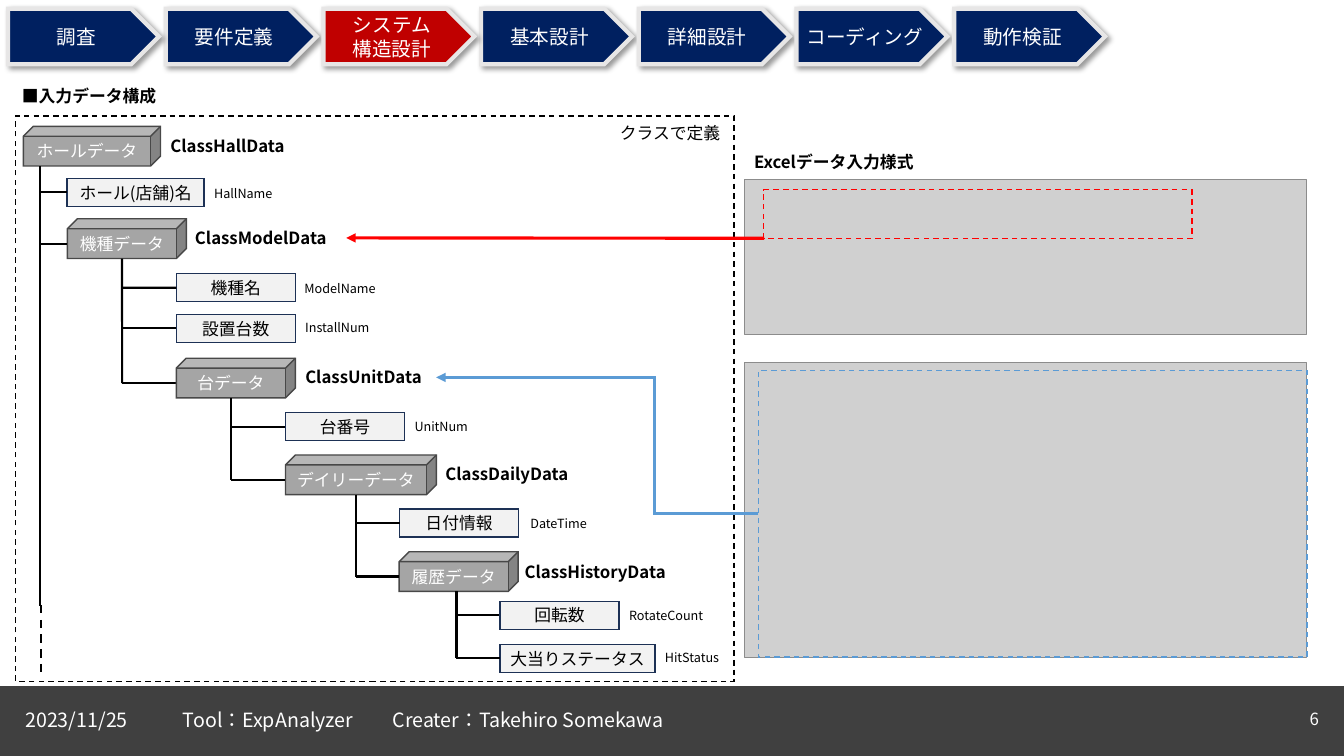
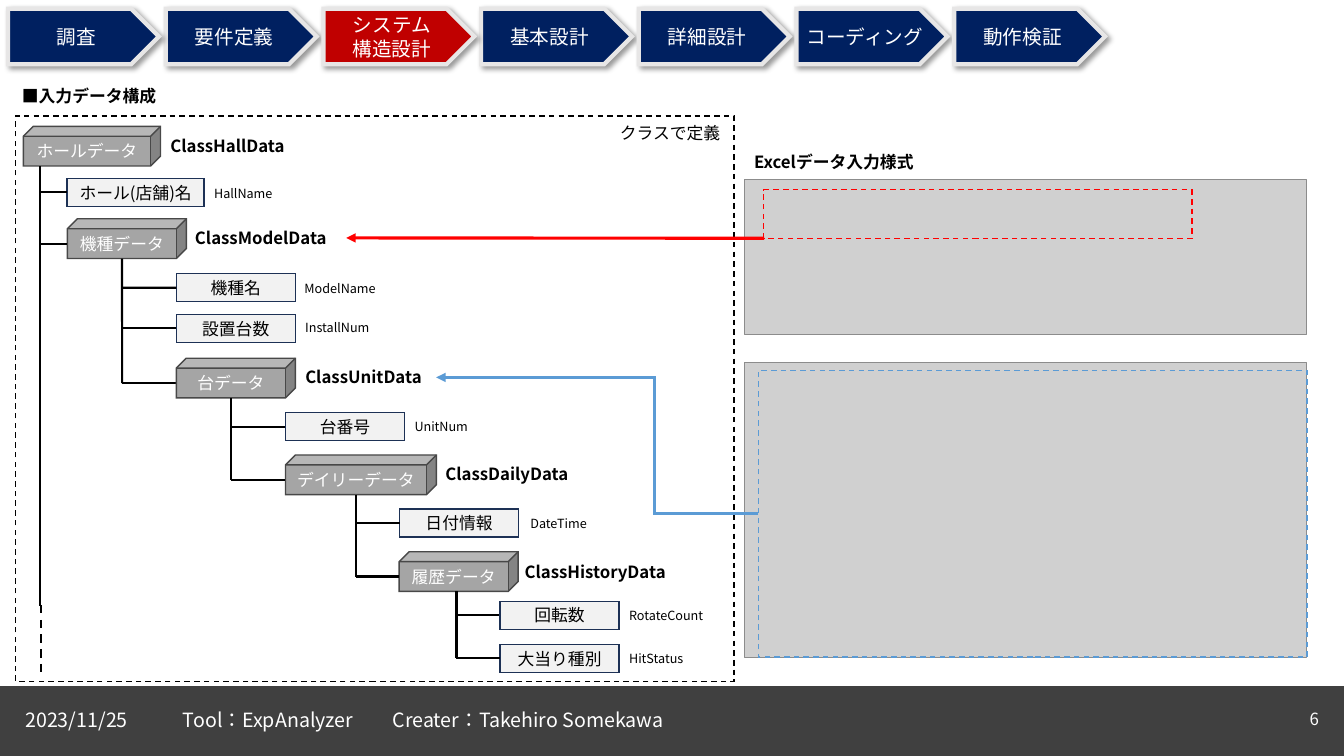
Before and after one commit to TakechiyoVodka/ExpAnalyzer, a slide deck: slide 6 of ExpAnalyzer/DataSheets/ExpAnalyzer_仕様書.pptx. Drawn at 1344x756 pixels with LibreOffice and Linux fonts; fonts in the diff are those of the drawing; grey boxes stand for pictures. Boxes give left, top, right and bottom in pixels: in the first picture for what was removed or moved away, otherwise in the second. Text is boxed around its words. In the diff, an @@ line names an element or a change of style, - is before the commit and + after.

```diff
--- a/ExpAnalyzer/DataSheets/ExpAnalyzer_仕様書.pptx
+++ b/ExpAnalyzer/DataSheets/ExpAnalyzer_仕様書.pptx
@@ rectangle "大当り種別": place and size @@
-rectangle "大当り種別" at (500,644,655,673)
+rectangle "大当り種別" at (500,644,619,673)
@@ text in rectangle at (518,651,602,667): text changed @@
-大当りステータス
+大当り種別
@@ text "HitStatus": place and size @@
-text "HitStatus" at (665,652,719,662)
+text "HitStatus" at (629,653,683,663)
```
Also in this commit, not shown: 2 other slides changed, 13 other files.
